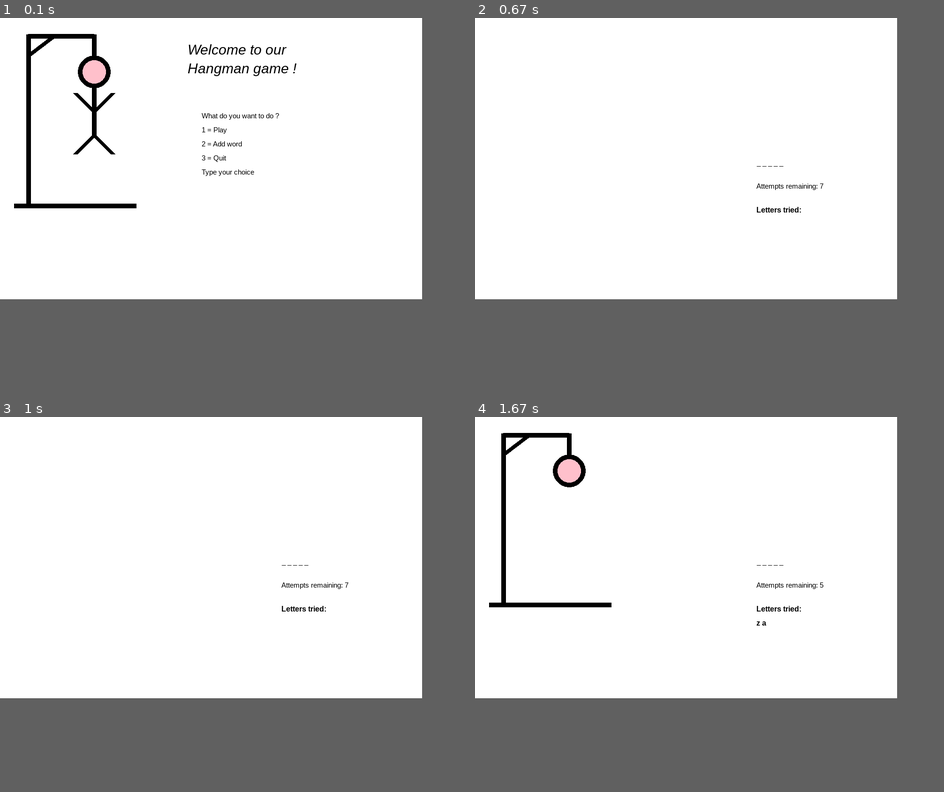
Above: before the commit, frames 1-4 (two rows, left to right).
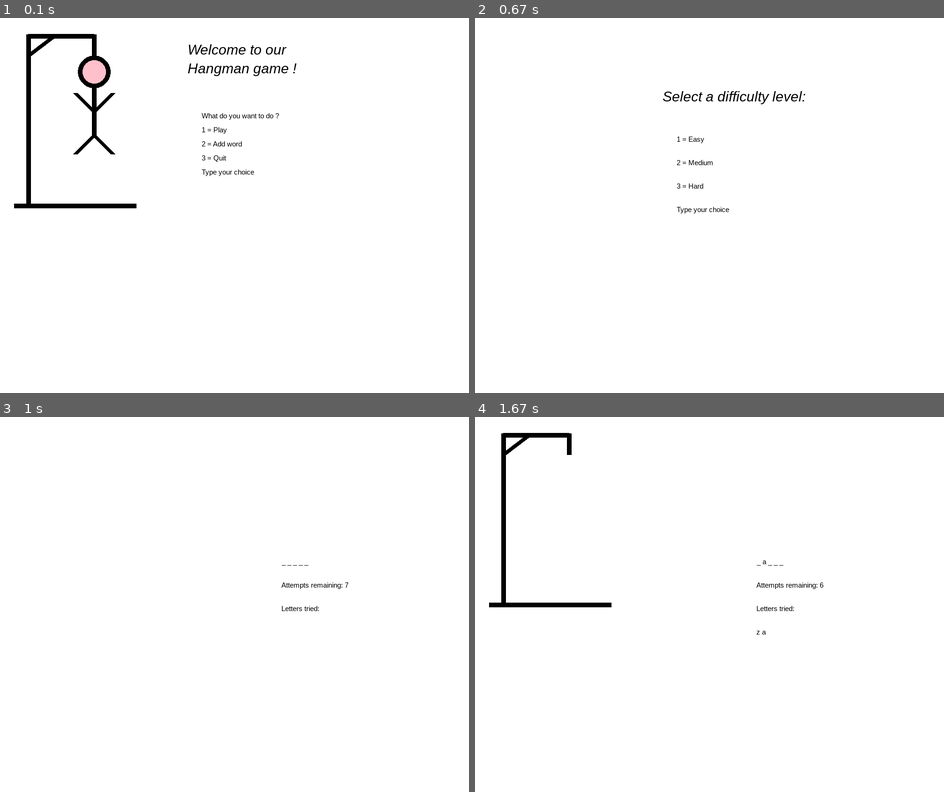
Above: after the commit, the same moments.

Repository: elodie-boweren/Pendu
Game: pygame game, started from main_loop.py
The game is run twice, just before and just after one commit, with the same random seed, the same clock (stepped at 60 frames per second) and the same inputs.
Inputs:
- Up to frame 1 (0.1 s): no input
- Up to frame 2 (0.67 s): tap 1 at 0.33 s
- Up to frame 3 (1 s): tap 2 at 0.67 s
- Up to frame 4 (1.67 s): tap Z at 1 s; tap A at 1.33 s
In our replay, the window is 900x600 before the commit and 1000x800 after it. These sizes can differ from the game's own. Grey fills any space a smaller window leaves; there, only what the larger window draws over its background counts as a difference.

The runs differ from the first frame. In frame 1, only the window size differs. In frame 2, 0.6% of the frame differs, in the area x 40-75%, y 19-53%; in frame 3, less than 0.1%; in frame 4, 0.6%.

Commit message:
add json file and level function

Diff:
--- a/Hangman_functions.py
+++ b/Hangman_functions.py
@@ -1,6 +1,6 @@
 import pygame
 from pygame.locals import *
-import random
+import json
 
 pygame.init()
 run = True
@@ -17,7 +17,8 @@
 text_font = pygame.font.SysFont("Arial", 15)
 text_font_bold = pygame.font.SysFont("Arial", 16, bold = True)
 
-
+with open("words_groups.json", "r") as file:
+    words_data = json.load(file)
 
 
 #Menu function
@@ -112,16 +113,25 @@
                 if event.key == pygame.K_RETURN:
                     # Save word if not empty
                     if input_text and len(input_text) > 1:
-                        with open("words.txt", "a") as file:
-                            file.write("\n" + input_text.lower())
+                        for level in words_data["difficulty_levels"]:
+                            if len(input_text) <= 5 and level["level"] == "easy":
+                                level["words"].append(input_text.lower())
+                                break
+                            elif len(input_text) >= 6 and len(input_text) <= 7 and level["level"] == "medium":
+                                level["words"].append(input_text.lower())
+                                break
+                            elif len(input_text) >= 8 and level["level"] == "hard":
+                                level["words"].append(input_text.lower())
+                                break
+                        with open("words_groups.json", "w")as file:
+                            json.dump(words_data, file, indent=4)
                         text("Word added successfully!", text_font, BLACK, 400, 350)
                         pygame.display.update()
                         pygame.time.delay(1000)
                         input_active = False
-                #ESC to return to menu
+
                 elif event.key == pygame.K_ESCAPE:
                     input_active = False
-                #recognize key to erase letter entered
                 elif event.key == pygame.K_BACKSPACE:
                     input_text = input_text[:-1]
 
@@ -134,57 +144,56 @@
     menu()
 
 #Function to play game
-def play_game():
-    global guess_words, found_letters, attempts
-    run_game = True
-    words = ""
-    words = random.choice(open("words.txt").read().splitlines())
-    guess_words = words
-    found_letters = []
-    attempts = 7
+# def play_game(words_list):
+#     """Play the game using a list of words."""
+#     guess_word = random.choice(words_list)
+#     found_letters = []
+#     attempts = 7
+#     run_game = True
 
-    while run_game :
-        screen.fill(WHITE)
-        #Set screen with _ corresponding to each letter of then word until letter guessed
-        letters_shown = " ".join([letter if letter in found_letters else "_" for letter in guess_words])
-        write(letters_shown, text_font, BLACK, 600, 300)
-        #update the number of attempts remaining
-        write(f"Attempts remaining: {attempts}", text_font, BLACK, 600, 350)
-        #
-        letters_already_tried = " ".join(found_letters)
-        write(f"Letters tried: ", text_font_bold, BLACK, 600, 400)
-        write(f"{letters_already_tried}", text_font_bold, BLACK, 600, 430)
-        #Draw hangman as attempts fail
-        draw_hangman(attempts)
-        #check if word guessed
-        if all([letter in found_letters for letter in guess_words]):
-            write("Congrats! You won !", text_font, BLACK, 600, 450)
+#     while run_game:
+#         screen.fill(WHITE)
+#         # Display the word with guessed letters or underscores
+#         letters_shown = " ".join([letter if letter in found_letters else "_" for letter in guess_word])
+#         write(letters_shown, text_font, BLACK, 600, 300)
+#         # Update remaining attempts
+#         write(f"Attempts remaining: {attempts}", text_font, BLACK, 600, 350)
 
-            pygame.display.update()
-            pygame.time.delay(3000)
-            run_game = False
-            return True
-        #check if all attempts have been used and some letters still not guessed
-        if attempts == 0:
-            write(f"Game over! The word was: {guess_words}", text_font, BLACK, 600, 450)
+#         # Display letters already tried
+#         letters_already_tried = " ".join(found_letters)
+#         write(f"Letters tried: ", text_font_bold, BLACK, 600, 400)
+#         write(f"{letters_already_tried}", text_font_bold, BLACK, 600, 430)
+#         # Draw hangman as attempts fail
+#         draw_hangman(attempts)
 
-            pygame.display.update()
-            pygame.time.delay(3000)
-            run_game = False
-            return True
+#         # Check if the word is fully guessed
+#         if all([letter in found_letters for letter in guess_word]):
+#             write("Congrats! You won!", text_font, BLACK, 600, 450)
+#             pygame.display.update()
+#             pygame.time.delay(3000)
+#             run_game = False
+#             return True
 
-#main game loop
-        for event in pygame.event.get():
-            if event.type == QUIT:
-                run_game = False
-            if event.type == pygame.KEYDOWN:
-                if event.key >= pygame.K_a and event.key <= pygame.K_z:
-                    letter = chr(event.key)
-                    if letter not in found_letters:
-                        found_letters.append(letter)
-                        if letter not in guess_words:
-                            attempts -= 1
+#         # Check if attempts are exhausted
+#         if attempts == 0:
+#             write(f"Game over! The word was: {guess_word}", text_font, BLACK, 600, 450)
+#             pygame.display.update()
+#             pygame.time.delay(3000)
+#             run_game = False
+#             return False
 
-        pygame.display.update()
+#         # Handle events
+#         for event in pygame.event.get():
+#             if event.type == QUIT:
+#                 run_game = False
+#             if event.type == KEYDOWN:
+#                 if event.key >= K_a and event.key <= K_z:
+#                     letter = chr(event.key)
+#                     if letter not in found_letters:
+#                         found_letters.append(letter)
+#                         if letter not in guess_word:
+#                             attempts -= 1
 
-    pygame.quit()
+#         pygame.display.update()
+
+#     pygame.quit()
--- a/main_loop.py
+++ b/main_loop.py
@@ -1,5 +1,7 @@
 import pygame
 from pygame.locals import *
+import random
+import json
 from Hangman_functions import *
 
 pygame.init()
@@ -11,28 +13,116 @@
 PINK = (255,192,203)
 
 #screen and text formats
-screen = pygame.display.set_mode((900, 600))
+screen = pygame.display.set_mode((1000, 800))
 title_font = pygame.font.SysFont("Arial", 30, italic = True)
-text_font = pygame.font.SysFont("Arial", 50)
+text_font = pygame.font.SysFont("Arial", 15)
+
+# Load JSON file for words
+with open("words_groups.json", "r") as file:
+    words_data = json.load(file)
+
+def difficulty_menu():
+    """Display the difficulty selection menu and return the player's choice."""
+    screen.fill(WHITE)
+    text("Select a difficulty level:", title_font, BLACK, 400, 150)
+    text("1 = Easy", text_font, BLACK, 430, 250)
+    text("2 = Medium", text_font, BLACK, 430, 300)
+    text("3 = Hard", text_font, BLACK, 430, 350)
+    text("Type your choice", text_font, BLACK, 430, 400)
+
+    pygame.display.update()
+
+    while True:
+        for event in pygame.event.get():
+            if event.type == QUIT:
+                pygame.quit()
+                return None
+            if event.type == KEYDOWN:
+                if event.key == K_1:
+                    return "easy"
+                elif event.key == K_2:
+                    return "medium"
+                elif event.key == K_3:
+                    return "hard"
 
 
+def play_game_with_difficulty():
+    """Play the game with words based on the selected difficulty."""
+    difficulty = difficulty_menu()
+    if not difficulty:
+        return False
+
+    # Get words for the selected difficulty
+    words_list = next(
+        (level["words"] for level in words_data["difficulty_levels"] if level["level"] == difficulty),
+        []
+    )
+
+    if not words_list:
+        print("No words found for the selected difficulty.")
+        return False
+
+    global guess_words, found_letters, attempts
+    run_game = True
+    guess_words = random.choice(words_list)
+    found_letters = []
+    attempts = 7
+
+    while run_game:
+        screen.fill(WHITE)
+        letters_shown = " ".join([letter if letter in found_letters else "_" for letter in guess_words])
+        write(letters_shown, text_font, BLACK, 600, 300)
+        write(f"Attempts remaining: {attempts}", text_font, BLACK, 600, 350)
+
+        letters_already_tried = " ".join(found_letters)
+        write(f"Letters tried: ", text_font, BLACK, 600, 400)
+        write(f"{letters_already_tried}", text_font, BLACK, 600, 450)
+        draw_hangman(attempts)
+
+        if all([letter in found_letters for letter in guess_words]):
+            write("Congrats! You won!", text_font, BLACK, 600, 500)
+            pygame.display.update()
+            pygame.time.delay(3000)
+            run_game = False
+            return True
+
+        if attempts == 0:
+            write(f"Game over! The word was: {guess_words}", text_font, BLACK, 600, 500)
+            pygame.display.update()
+            pygame.time.delay(3000)
+            run_game = False
+            return True
+
+        for event in pygame.event.get():
+            if event.type == QUIT:
+                run_game = False
+            if event.type == KEYDOWN:
+                if event.key >= K_a and event.key <= K_z:
+                    letter = chr(event.key)
+                    if letter not in found_letters:
+                        found_letters.append(letter)
+                        if letter not in guess_words:
+                            attempts -= 1
+
+        pygame.display.update()
+
+    pygame.quit()
+
+
+# Main loop
 run = True
-while run :
-    #to recognize keyboard use
+while run:
     key = pygame.key.get_pressed()
-
     menu()
 
     for event in pygame.event.get():
         if event.type == QUIT:
             run = False
-        if key[pygame.K_1] == True:
-            run = play_game()
-        elif key[pygame.K_2] == True:
+        if key[K_1]:
+            run = play_game_with_difficulty()
+        elif key[K_2]:
             add_word()
-        elif key[pygame.K_3] == True:
+        elif key[K_3]:
             run = False
 
     pygame.display.update()
-
-pygame.quit()
--- /dev/null
+++ b/words_groups.json
@@ -0,0 +1,169 @@
+{
+    "difficulty_levels": [
+        {
+            "level": "easy",
+            "words": [
+                "cat",
+                "dog",
+                "bird",
+                "tree",
+                "sun",
+                "book",
+                "home",
+                "car",
+                "ball",
+                "apple",
+                "water",
+                "chair",
+                "smile",
+                "cloud",
+                "river",
+                "music",
+                "plant",
+                "house",
+                "sleep",
+                "dance",
+                "fish",
+                "blue",
+                "green",
+                "moon",
+                "star",
+                "hand",
+                "foot",
+                "bread",
+                "milk",
+                "door",
+                "shirt",
+                "shoes",
+                "table",
+                "phone",
+                "light",
+                "cup",
+                "fork",
+                "paint",
+                "wind",
+                "rain",
+                "corn",
+                "rice",
+                "bread",
+                "juice",
+                "cake",
+                "earth",
+                "heart",
+                "world",
+                "smile",
+                "friend"
+            ]
+        },
+        {
+            "level": "medium",
+            "words": [
+                "python",
+                "guitar",
+                "castle",
+                "forest",
+                "dragon",
+                "rocket",
+                "puzzle",
+                "camera",
+                "island",
+                "garden",
+                "silver",
+                "monkey",
+                "circus",
+                "sunset",
+                "rocket",
+                "winter",
+                "planet",
+                "magic",
+                "secret",
+                "journey",
+                "planet",
+                "rocket",
+                "guitar",
+                "camera",
+                "castle",
+                "forest",
+                "island",
+                "circus",
+                "monkey",
+                "sunset",
+                "silver",
+                "winter",
+                "puzzle",
+                "dragon",
+                "magic",
+                "secret",
+                "journey",
+                "shadow",
+                "desert",
+                "planet",
+                "mirror",
+                "nature",
+                "wonder",
+                "crystal",
+                "rhythm",
+                "echo",
+                "spirit",
+                "dream",
+                "legend",
+                "horizon"
+            ]
+        },
+        {
+            "level": "hard",
+            "words": [
+                "algorithm",
+                "symphony",
+                "quantum",
+                "universe",
+                "cryptography",
+                "wilderness",
+                "revolution",
+                "hypothesis",
+                "philosophy",
+                "renaissance",
+                "ecosystem",
+                "phenomenon",
+                "celestial",
+                "complexity",
+                "imagination",
+                "perception",
+                "expedition",
+                "evolution",
+                "mythology",
+                "sustainability",
+                "electromagnetic",
+                "transcendence",
+                "biodiversity",
+                "consciousness",
+                "interdisciplinary",
+                "epistemology",
+                "extraterrestrial",
+                "gravitational",
+                "metamorphosis",
+                "technological",
+                "synchronicity",
+                "revolutionary",
+                "astronomical",
+                "philosophical",
+                "metaphysical",
+                "environmental",
+                "computational",
+                "neuroscience",
+                "interstellar",
+                "anthropological",
+                "psychological",
+                "civilizations",
+                "fundamental",
+                "transformative",
+                "paradoxical",
+                "revolutionary",
+                "extraordinary",
+                "unprecedented",
+                "collaborative",
+                "inspirational"
+            ]
+        }
+    ]
+}
